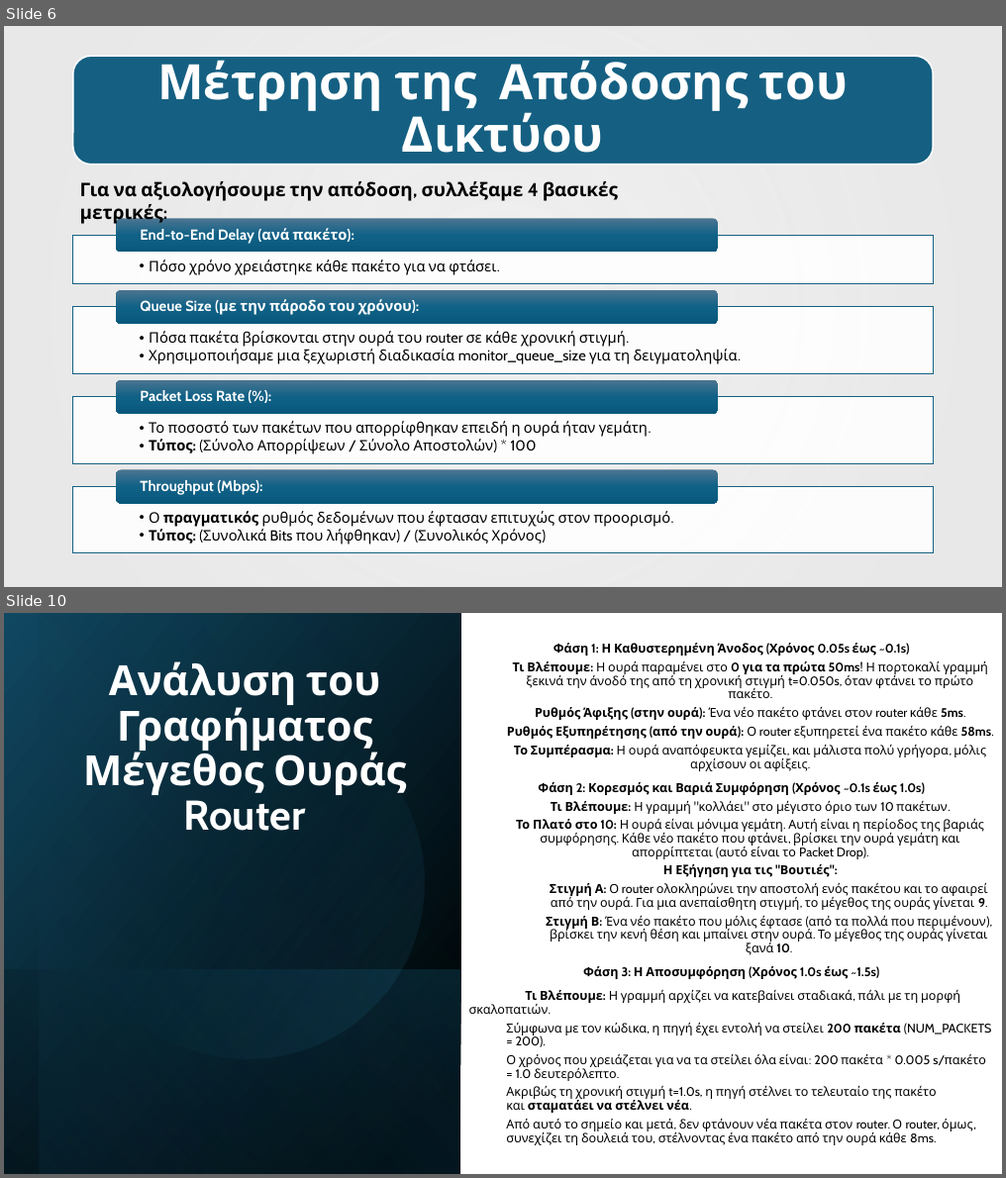
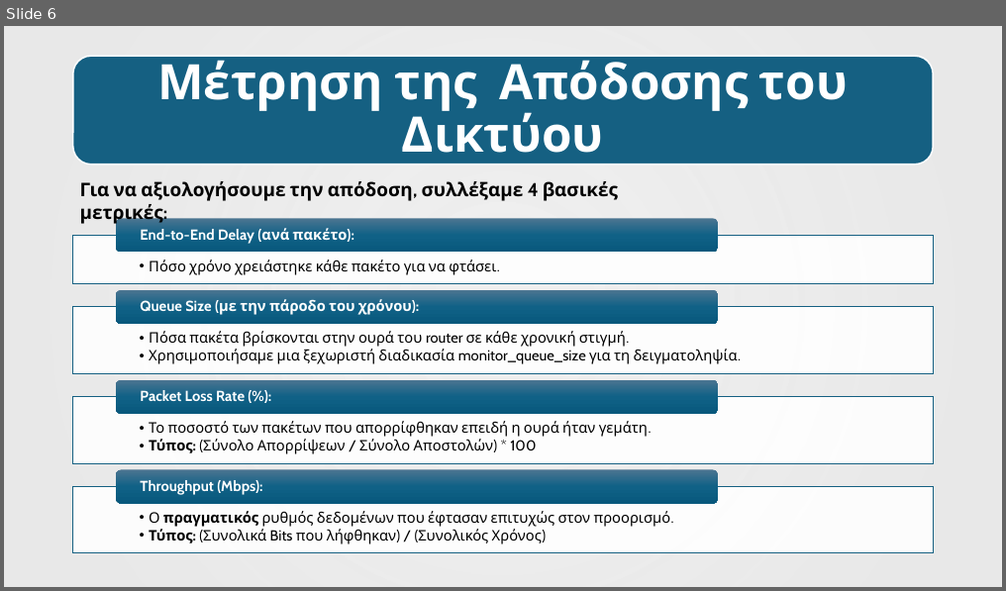
Before and after one commit to AlexandrosChal/Event-driven-network-simulation-in-Python-and-SimPy, a slide deck: Παρουσίαση.pptx. Shown one above the other, each under a label of ours: slides 6 and 10 before the commit, slide 6 after it; the slides between them are not shown. The pictures are 1006x1178 and 1006x591 pixels, drawn with LibreOffice and Linux fonts; fonts in the diff are those of the drawing; background and template pictures are left out. Boxes give left, top, right and bottom in pixels: in the first picture for what was removed or moved away, otherwise in the second. Text is boxed around its words. In the diff, an @@ line names an element or a change of style, - is before the commit and + after.

```diff
--- a/Παρουσίαση.pptx
+++ b/Παρουσίαση.pptx
@@ slide 10 removed at bbox=[4, 613, 1002, 1174], background #FFFFFF @@
@@ rectangle removed at bbox=[4, 613, 460, 1174] @@
@@ rectangle removed at bbox=[40, 613, 461, 1174] @@
@@ title removed at bbox=[83, 662, 406, 831] @@
-Ανάλυση του Γραφήματος
-Μέγεθος Ουράς Router
@@ subtitle removed at bbox=[469, 643, 994, 1146] @@
-Φάση 1: Η Καθυστερημένη Άνοδος (Χρόνος 0.05s έως ~0.1s)
-  Τι Βλέπουμε: Η ουρά παραμένει στο 0 για τα πρώτα 50ms! Η πορτοκαλί γραμμή ξεκινά την άνοδό της από τη χρονική στιγμή t=0.050s, όταν φτάνει το πρώτο πακέτο.
-  Ρυθμός Άφιξης (στην ουρά): Ένα νέο πακέτο φτάνει στον router κάθε 5ms.
-  Ρυθμός Εξυπηρέτησης (από την ουρά): Ο router εξυπηρετεί ένα πακέτο κάθε 58ms.
-  Το Συμπέρασμα: Η ουρά αναπόφευκτα γεμίζει, και μάλιστα πολύ γρήγορα, μόλις αρχίσουν οι αφίξεις.
-Φάση 2: Κορεσμός και Βαριά Συμφόρηση (Χρόνος ~0.1s έως 1.0s)
-  Τι Βλέπουμε: Η γραμμή "κολλάει" στο μέγιστο όριο των 10 πακέτων.
-  Το Πλατό στο 10: Η ουρά είναι μόνιμα γεμάτη. Αυτή είναι η περίοδος της βαριάς συμφόρησης. Κάθε νέο πακέτο που φτάνει, βρίσκει την ουρά γεμάτη και απορρίπτεται (αυτό είναι το Packet Drop).
-  Η Εξήγηση για τις "Βουτιές":
-    Στιγμή Α: Ο router ολοκληρώνει την αποστολή ενός πακέτου και το αφαιρεί από την ουρά. Για μια ανεπαίσθητη στιγμή, το μέγεθος της ουράς γίνεται 9.
-    Στιγμή Β: Ένα νέο πακέτο που μόλις έφτασε (από τα πολλά που περιμένουν), βρίσκει την κενή θέση και μπαίνει στην ουρά. Το μέγεθος της ουράς γίνεται ξανά 10.
-Φάση 3: Η Αποσυμφόρηση (Χρόνος 1.0s έως ~1.5s)
-Τι Βλέπουμε: Η γραμμή αρχίζει να κατεβαίνει σταδιακά, πάλι με τη μορφή σκαλοπατιών.
-  Σύμφωνα με τον κώδικα, η πηγή έχει εντολή να στείλει 200 πακέτα (NUM_PACKETS = 200).
-  Ο χρόνος που χρειάζεται για να τα στείλει όλα είναι: 200 πακέτα * 0.005 s/πακέτο = 1.0 δευτερόλεπτο.
-  Ακριβώς τη χρονική στιγμή t=1.0s, η πηγή στέλνει το τελευταίο της πακέτο και σταματάει να στέλνει νέα.
-  Από αυτό το σημείο και μετά, δεν φτάνουν νέα πακέτα στον router. Ο router, όμως, συνεχίζει τη δουλειά του, στέλνοντας ένα πακέτο από την ουρά κάθε 8ms.
@@ ellipse removed at bbox=[40, 673, 456, 1090] @@
@@ rectangle removed at bbox=[4, 969, 460, 1174] @@
```
Also in this commit, not shown: 4 slides changed, 7 slides added, 5 other slides removed, 1 other file.
